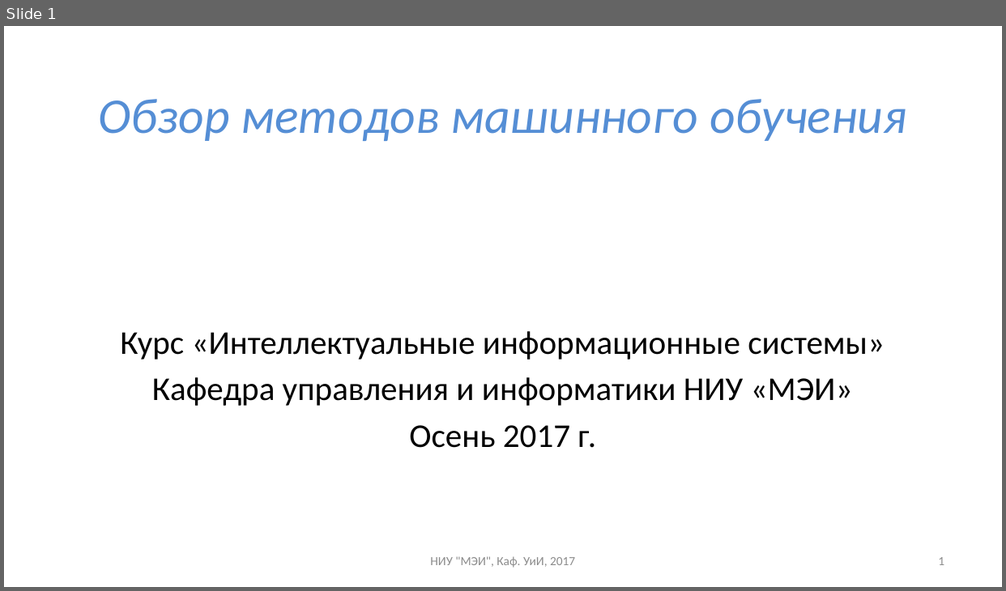
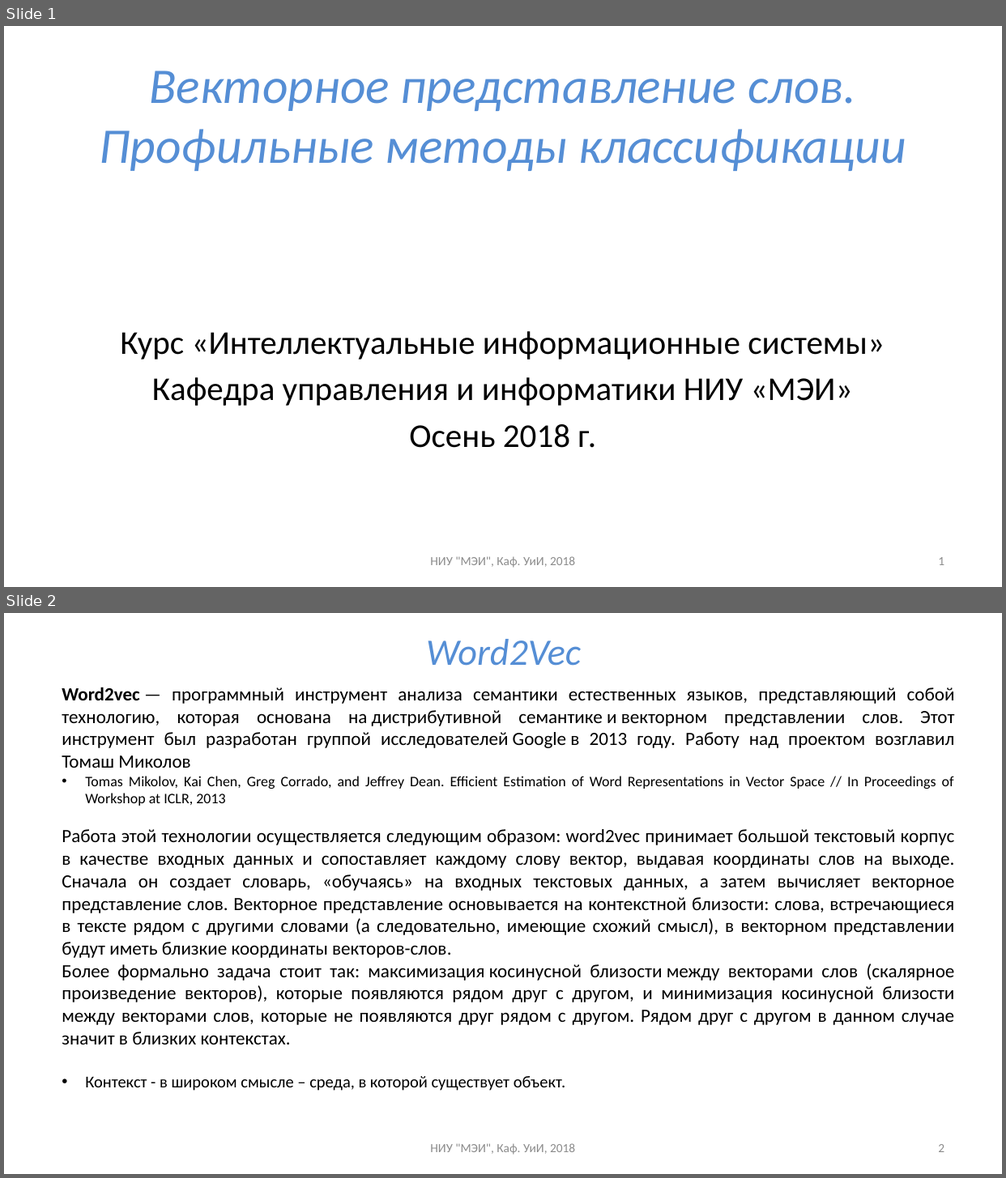
Before and after one commit to uii-mpei/uii-mpei.github.io, a slide deck: study/courses/iis/IIS_lec_5.pptx. Shown one above the other, each under a label of ours: slide 1 before the commit, slides 1 and 2 after it. The pictures are 1006x591 and 1006x1178 pixels, drawn with LibreOffice and Linux fonts; fonts in the diff are those of the drawing. Boxes give left, top, right and bottom in pixels: in the first picture for what was removed or moved away, otherwise in the second. Text is boxed around its words. In the diff, an @@ line names an element or a change of style, - is before the commit and + after.

```diff
--- a/study/courses/iis/IIS_lec_5.pptx
+++ b/study/courses/iis/IIS_lec_5.pptx
@@ slide 2 added at (4, 613, 1002, 1174), background #FFFFFF @@
@@ title added at (426, 639, 581, 666), 36 pt, text #558ED5, italic @@
+Word2Vec
@@ text added at (62, 687, 955, 1091), 18 pt, text #000000 @@
+Word2vec — программный инструмент анализа семантики естественных языков, представляющий собой технологию, которая основана на дистрибутивной семантике и векторном представлении слов. Этот инструмент был разработан группой исследователей Google в 2013 году. Работу над проектом возглавил Томаш Миколов
+• Tomas Mikolov, Kai Chen, Greg Corrado, and Jeffrey Dean. Efficient Estimation of Word Representations in Vector Space // In Proceedings of Workshop at ICLR, 2013
+Работа этой технологии осуществляется следующим образом: word2vec принимает большой текстовый корпус в качестве входных данных и сопоставляет каждому слову вектор, выдавая координаты слов на выходе. Сначала он создает словарь, «обучаясь» на входных текстовых данных, а затем вычисляет векторное представление слов. Векторное представление основывается на контекстной близости: слова, встречающиеся в тексте рядом с другими словами (а следовательно, имеющие схожий смысл), в векторном представлении будут иметь близкие координаты векторов-слов.
+Более формально задача стоит так: максимизация косинусной близости между векторами слов (скалярное произведение векторов), которые появляются рядом друг с другом, и минимизация косинусной близости между векторами слов, которые не появляются друг рядом с другом. Рядом друг с другом в данном случае значит в близких контекстах.
+• Контекст - в широком смысле – среда, в которой существует объект.
@@ text added at (430, 1144, 575, 1155), 12 pt, text #8C8C8C @@
+НИУ "МЭИ", Каф. УиИ, 2018
@@ page number added at (938, 1144, 944, 1152), 12 pt, text #8C8C8C @@
+2
@@ slide 1 changed as well @@
@@ title at (99, 71, 906, 171): text changed @@
-Обзор методов машинного обучения
+Векторное представление слов.
+Профильные методы классификации
@@ text at (409, 425, 596, 448): text changed @@
-Осень 2017 г.
+Осень 2018 г.
@@ text at (430, 557, 575, 568): text changed @@
-НИУ "МЭИ", Каф. УиИ, 2017
+НИУ "МЭИ", Каф. УиИ, 2018
```
Also in this commit, not shown: 2 other slides changed, 23 other slides added, 12 slides removed, 4 other files.
